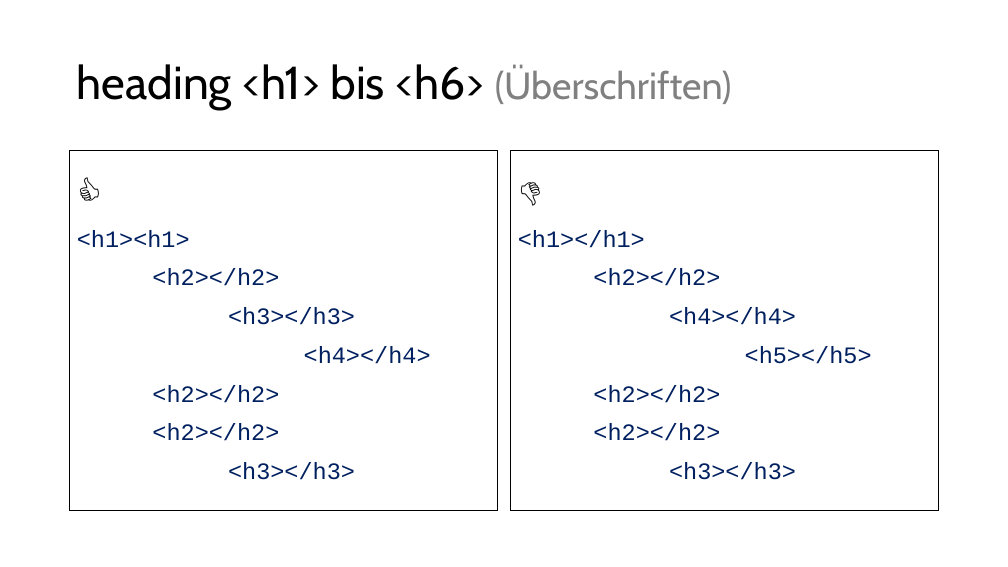
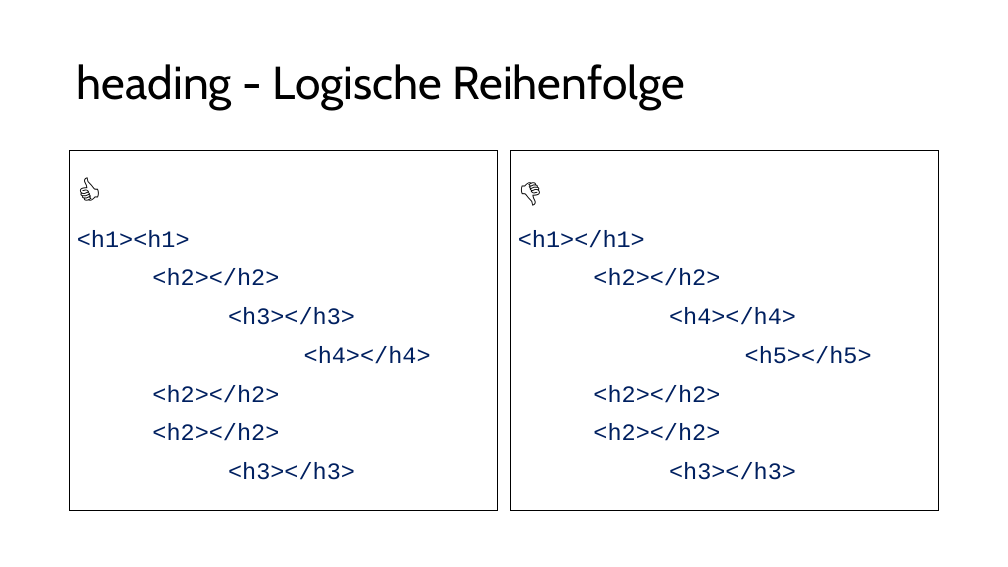
Before and after one commit to aykut-rocks/web-frontend-accessibility-training, a slide deck: slide 7 of Web-Frontend-Accessibility-03.pptx. Drawn at 1008x567 pixels with LibreOffice and Linux fonts; fonts in the diff are those of the drawing. Boxes give left, top, right and bottom in pixels: in the first picture for what was removed or moved away, otherwise in the second. Text is boxed around its words. In the diff, an @@ line names an element or a change of style, - is before the commit and + after.

```diff
--- a/Web-Frontend-Accessibility-03.pptx
+++ b/Web-Frontend-Accessibility-03.pptx
@@ title at (x1=77, y1=64, x2=685, y2=110): text changed @@
-heading <h1> bis <h6> (Überschriften)
+heading - Logische Reihenfolge
```
Also in this commit, not shown: 7 other slides changed, 13 slides added.
